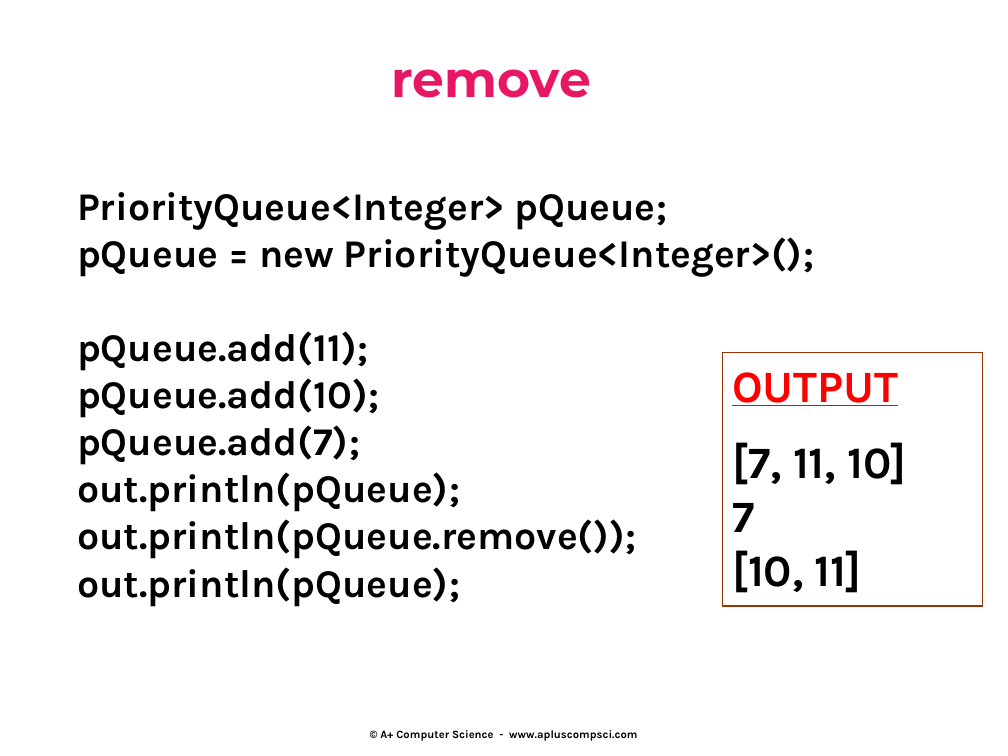
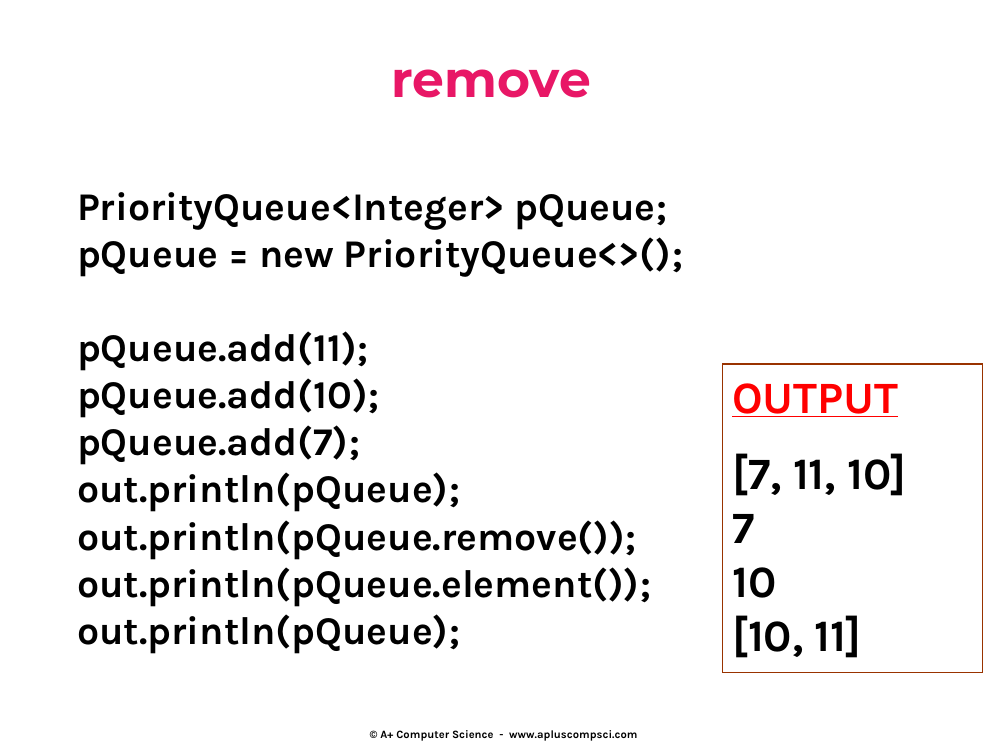
Before and after one commit to Cy-FairCS/cs3, a slide deck: slide 15 of u08d_pQueues/notes/_a.priorityQueues.pptx. Drawn at 1008x756 pixels with LibreOffice and Linux fonts; fonts in the diff are those of the drawing. Boxes give left, top, right and bottom in pixels: in the first picture for what was removed or moved away, otherwise in the second. Text is boxed around its words. In the diff, an @@ line names an element or a change of style, - is before the commit and + after.

```diff
--- a/u08d_pQueues/notes/_a.priorityQueues.pptx
+++ b/u08d_pQueues/notes/_a.priorityQueues.pptx
@@ text at (77,237,683,277): text changed @@
-pQueue = new PriorityQueue<Integer>();
+pQueue = new PriorityQueue<>();
@@ rectangle "OUTPUT": place and size @@
-rectangle "OUTPUT" at (723,353,983,606)
+rectangle "OUTPUT" at (723,364,983,672)
@@ text in rectangle at (732,453,907,658): text changed @@
-[7, 11, 10]
-7
-[10, 11]
+[7, 11, 10]
+7
+10
+[10, 11]
@@ text at (77,567,651,607): paragraph added @@
+out.println(pQueue.element());
```
Also in this commit, not shown: 2 other slides changed, 3 slides added, 4 other files.
